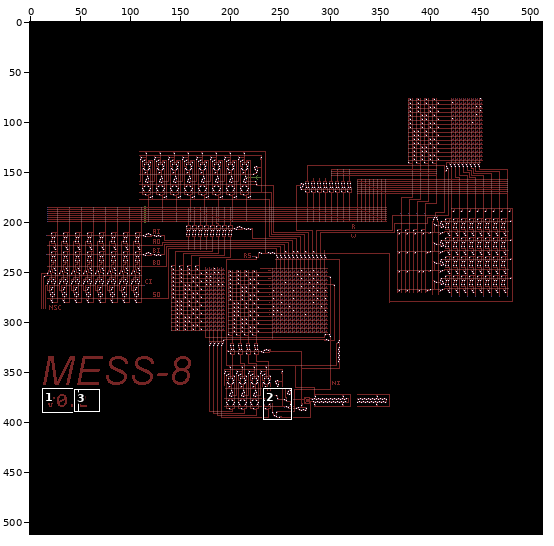
Edited in one commit: sprite sheet (computer.png). Above: a wide view before the commit, with the close-up outlined.
Close-up. Before the commit:
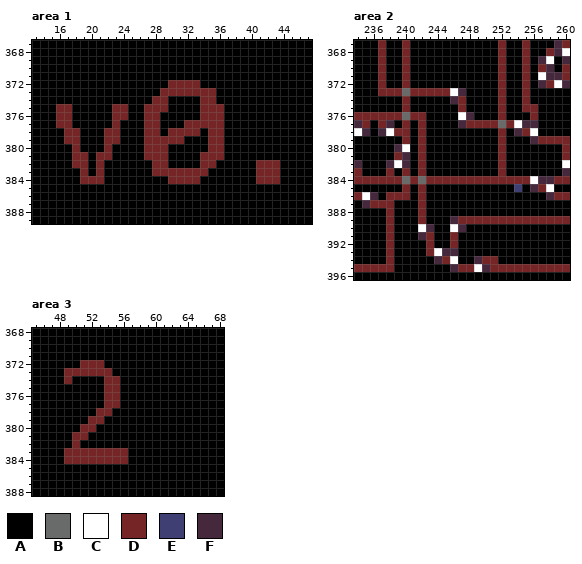
The file is 512x512 pixels. Shown: area 1: x 13..47, y 367..389; area 2: x 234..260, y 367..396; area 3: x 45..68, y 368..388. The commit also changed other parts of the picture, which this record leaves out.
Palette (. is transparent): A #000000  B #696a6a  C #ffffff  D #752525  E #3f3f74  F #45283c
Pixels before, area 1, first column x 13:
367 AAAAAAAAAAAAAAAAAAAAAAAAAAAAAAAAAAA
368 AAAAAAAAAAAAAAAAAAAAAAAAAAAAAAAAAAA
369 AAAAAAAAAAAAAAAAAAAAAAAAAAAAAAAAAAA
370 AAAAAAAAAAAAAAAAAAAAAAAAAAAAAAAAAAA
371 AAAAAAAAAAAAAAAAAAAAAAAAAAAAAAAAAAA
372 AAAAAAAAAAAAAAAAADDDDAAAAAAAAAAAAAA
373 AAAAAAAAAAAAAAAADDDDDDDAAAAAAAAAAAA
374 AAAAAAAAAAAAAAADDAAAADDAAAAAAAAAAAA
375 AAADDAAAAADDAADDDAAAADDDAAAAAAAAAAA
376 AAADDAAAAADDAADDAAAAADDDAAAAAAAAAAA
377 AAADDAAAAADAAADDAAADDDDDAAAAAAAAAAA
378 AAAADDAAADDAAADDADDDDADDAAAAAAAAAAA
379 AAAADDAAADDAAADDDDDAAADDAAAAAAAAAAA
380 AAAAADAAADAAAADDDAAAAADDAAAAAAAAAAA
381 AAAAADDADDAAAADDDAAAADDDAAAAAAAAAAA
382 AAAAADDADAAAAAADDAAAADDAAAAADDDAAAA
383 AAAAAADADAAAAAADDDDDDDAAAAAADDDAAAA
384 AAAAAADDDAAAAAAAADDDDAAAAAAADDDAAAA
385 AAAAAAAAAAAAAAAAAAAAAAAAAAAAAAAAAAA
386 AAAAAAAAAAAAAAAAAAAAAAAAAAAAAAAAAAA
387 AAAAAAAAAAAAAAAAAAAAAAAAAAAAAAAAAAA
388 AAAAAAAAAAAAAAAAAAAAAAAAAAAAAAAAAAA
389 AAAAAAAAAAAAAAAAAAAAAAAAAAAAAAAAAAA
Pixels before, area 2, first column x 234:
367 AAADAADAAAAAAAAAAADAADAAAFD
368 AAADAADAAAAAAAAAAADAADAADFC
369 AAADAADAAAAAAAAAAADAADAFCAF
370 AAADAADAAAAAAAAAAADAADADFAD
371 AAADAADAAAAAAAAAAADAADACFFD
372 AAADAADAAAAAAAAAAADAADAFDCF
373 AAADDDBDDDDDCFAAAADAADAAAAA
374 AAAAAADAAAAAFDAAAADAADAAAAA
375 AAAAAADAAAAAADAAAADAADDAAAA
376 DDDDDDBDDAAAACFAAADAAADAAAA
377 FDADFADADAAAAFDDDDBDCFFAAAA
378 CFAFCDDADAAAAAAAAADAFDCAAAA
379 AAAAAADADAAAAAAAAADAAAFDDDD
380 AAAAAFCADAAAAAAAAADAAAAAAAD
381 AAAAADFADAAAAAAAAADAAAAAAAD
382 FAAAFCFADAAAAAAAAADAAAAAAAC
383 DAAADADADAAAAAAAAADAAAAAAAF
384 DDDDDDBDBDDDDDDDDDDDDDCFFDD
385 AAAAAADADAAAAAAAAAAAEAFDCAA
386 DCFADDDADAAAAAAAAAAAAAAAFDD
387 AFDDDAAADAAAAAAAAAAAAAAAAAA
388 AAAADAAADAAAAAAAAAAAAAAAAAA
389 AAAADAAADAAAFDDDDDDDDDDDDDD
390 AAAADAAACFAACFAAAAAAAAAAAAA
391 AAAADAAAFDAADAAAAAAAAAAAAAA
392 AAAADAAAADAADAAAAAAAAAAAAAA
393 AAAADAAAADCFFAAAAAAAAAAAAAA
394 AAAADAAAAAFDCAAFDDAAAAAAAAA
395 DDDDDAAAAAAAFDDCFDDDDDDDDDD
396 AAAAAAAAAAAAAAAAAAAAAAAAAAA
Pixels before, area 3, first column x 45:
368 AAAAAAAAAAAAAAAAAAAAAAAA
369 AAAAAAAAAAAAAAAAAAAAAAAA
370 AAAAAAAAAAAAAAAAAAAAAAAA
371 AAAAAAAAAAAAAAAAAAAAAAAA
372 AAAAAADDDAAAAAAAAAAAAAAA
373 AAAADDDDDDAAAAAAAAAAAAAA
374 AAAADAAAADDAAAAAAAAAAAAA
375 AAAAAAAAADDAAAAAAAAAAAAA
376 AAAAAAAAADDAAAAAAAAAAAAA
377 AAAAAAAAADDAAAAAAAAAAAAA
378 AAAAAAAADDAAAAAAAAAAAAAA
379 AAAAAAADDAAAAAAAAAAAAAAA
380 AAAAAADDAAAAAAAAAAAAAAAA
381 AAAAADDAAAAAAAAAAAAAAAAA
382 AAAAADAAAAAAAAAAAAAAAAAA
383 AAAADDDDDDDDAAAAAAAAAAAA
384 AAAADDDDDDDDAAAAAAAAAAAA
385 AAAAAAAAAAAAAAAAAAAAAAAA
386 AAAAAAAAAAAAAAAAAAAAAAAA
387 AAAAAAAAAAAAAAAAAAAAAAAA
388 AAAAAAAAAAAAAAAAAAAAAAAA
Once edited:
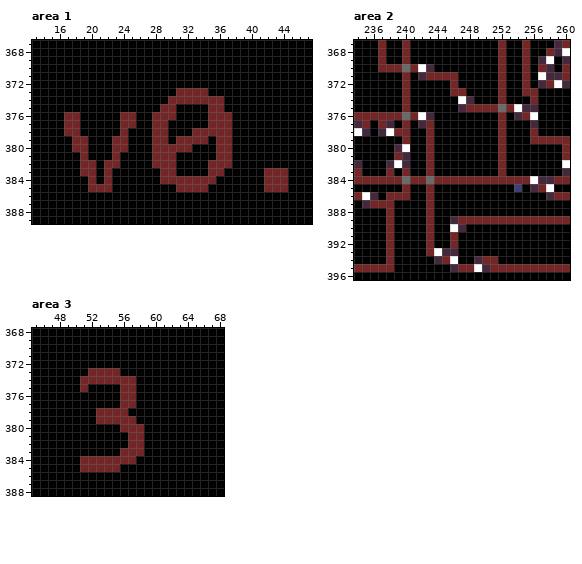
Diff:
Area 1:
Colour A replaces colour D in row 372 at x 30 to 33; in row 373 at x 29 to 30 and 35; in row 374 at x 28 to 29; in row 375 at x 16 to 17, 23 to 24, 27 to 28 and 34; in row 376 at x 16, 23, 27 and 34; in row 377 at x 16, 23, 27 and 32 to 34.
Colour A replaces colour D in row 378 at x 22 to 23, 27 and 30 to 32; in row 379 at x 17, 22, 27, 30 and 35; in row 380 at x 22, 27 and 35; in row 381 at x 18, 21 to 22, 27 and 34 to 35; in row 382 at x 18, 21, 34 and 41 to 43; in row 383 at x 21, 28, 31 to 34 and 41.
Colour A replaces colour D in row 384 at x 19, 21 and 41.
Colour D replaces colour A in row 374 at x 30 to 33 and 36; in row 375 at x 30; in row 376 at x 18, 25, 29 to 30 and 37; in row 377 at x 18, 24 to 25, 29 and 37; in row 378 at x 24, 29, 34 and 37; in row 379 at x 19, 24, 32 to 34 and 37.
Colour D replaces colour A in row 380 at x 19, 23 to 24, 30 to 32 and 37; in row 381 at x 23, 30 and 37; in row 382 at x 20, 22 to 23, 30 and 36 to 37; in row 383 at x 20, 22, 35 to 36 and 44; in row 384 at x 22, 29, 34 to 35 and 44; in row 385 at x 20 to 22, 31 to 34 and 42 to 44.
Area 2:
Colour A replaces colour C in row 376 at x 247; in row 377 at x 254; in row 390 at x 242.
Colour A replaces colour D in rows 371 to 372 at x 237; in row 373 at x 237 to 239 and 241 to 245; in row 374 at x 255; in row 377 at x 248 to 251 and 253; in row 378 at x 242 and 255; in rows 379 to 383 at x 242.
Colour A replaces colour D in rows 385 to 389 at x 242.
Colour A replaces colour F in row 374 at x 246; in row 376 at x 248; in row 377 at x 247 and 255; in row 378 at x 254; in row 391 at x 242.
Colour B replaces colour D in row 370 at x 240; in row 375 at x 252; in row 384 at x 243.
Colour C replaces colour A in row 370 at x 242; in row 375 at x 254.
Colour C replaces colour D in row 374 at x 247; in row 376 at x 242 and 256.
Colour D replaces colour A in row 370 at x 238 to 239 and 241; in row 371 at x 243 to 246; in row 372 at x 246; in rows 373 to 374 at x 256; in row 375 at x 248 to 251 and 253; in row 376 at x 255.
Colour D replaces colour A in rows 377 to 383 at x 243; in rows 385 to 389 at x 243.
Colour D replaces colour B in row 373 at x 240; in row 377 at x 252; in row 384 at x 242.
Colour D replaces colour C in row 373 at x 246; in row 378 at x 256.
Colour D replaces colour F in row 373 at x 247; in row 379 at x 256; in row 390 at x 243.
Colour F replaces colour A in row 370 at x 243; in row 371 at x 242; in row 374 at x 248; in row 376 at x 243 and 254.
Colour F replaces colour D in row 375 at x 247 and 255 to 256; in row 377 at x 242.
Area 3:
Colour A replaces colour D in row 372 at x 51 to 53; in row 373 at x 49 to 51; in row 374 at x 49; in rows 375 to 377 at x 54 to 55; in row 379 at x 52; in row 380 at x 51 to 52.
Colour A replaces colour D in row 381 at x 50 to 51; in row 382 at x 50; in row 383 at x 49 to 55; in row 384 at x 49 to 50.
Colour D replaces colour A in row 373 at x 55; in row 374 at x 51 to 53 and 56 to 57; in row 375 at x 51 and 56 to 57; in rows 376 to 377 at x 56 to 57; in row 378 at x 55 to 56; in row 379 at x 54 to 57.
Colour D replaces colour A in row 380 at x 56 to 58; in rows 381 to 383 at x 57 to 58; in row 384 at x 57; in row 385 at x 51 to 55.
Changed places in both close-ups, as pixel boxes (x1, y1, x2, y2):
changed: (56, 80, 288, 192)
changed: (378, 64, 538, 240)
changed: (64, 360, 144, 472)
